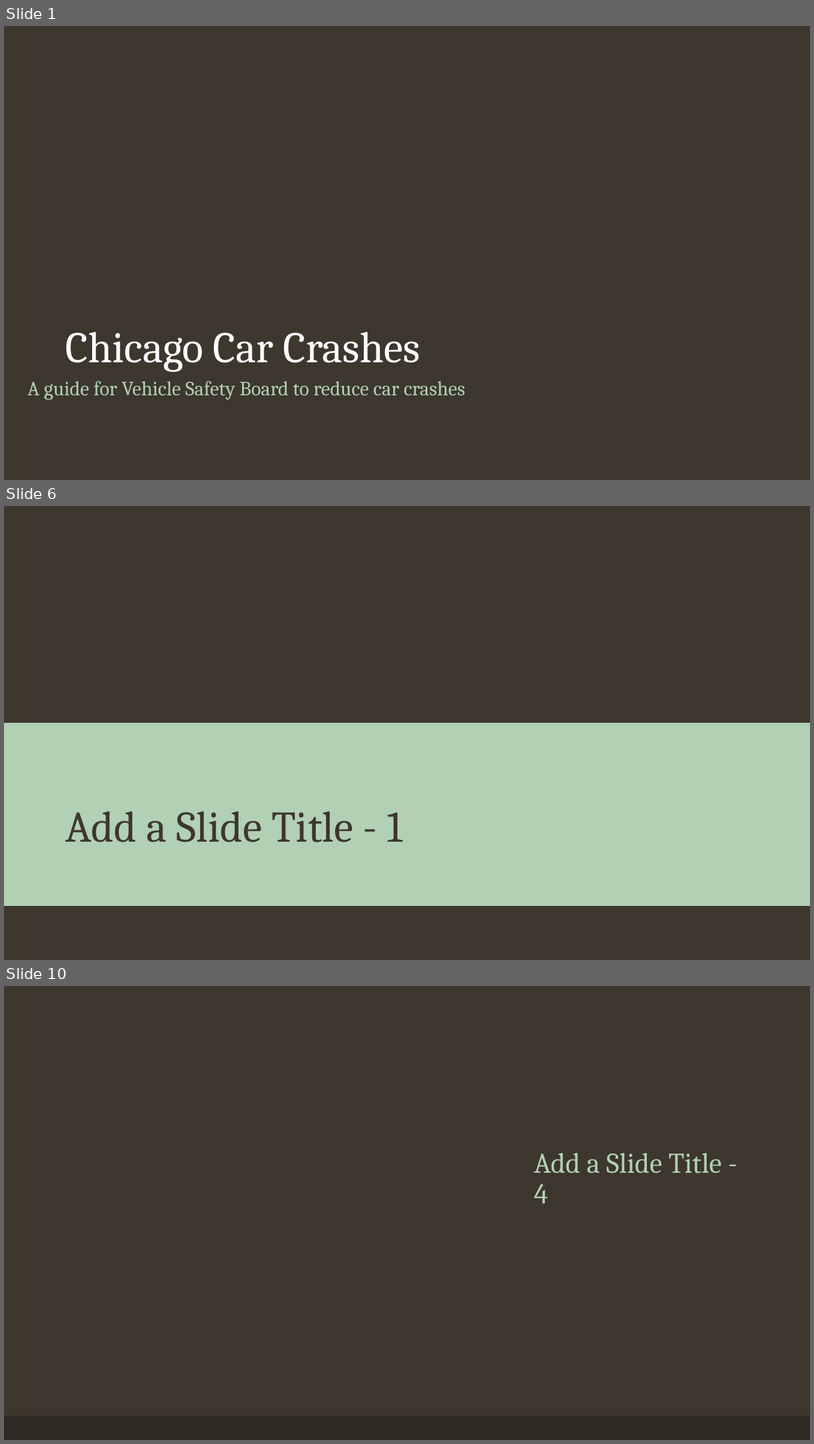
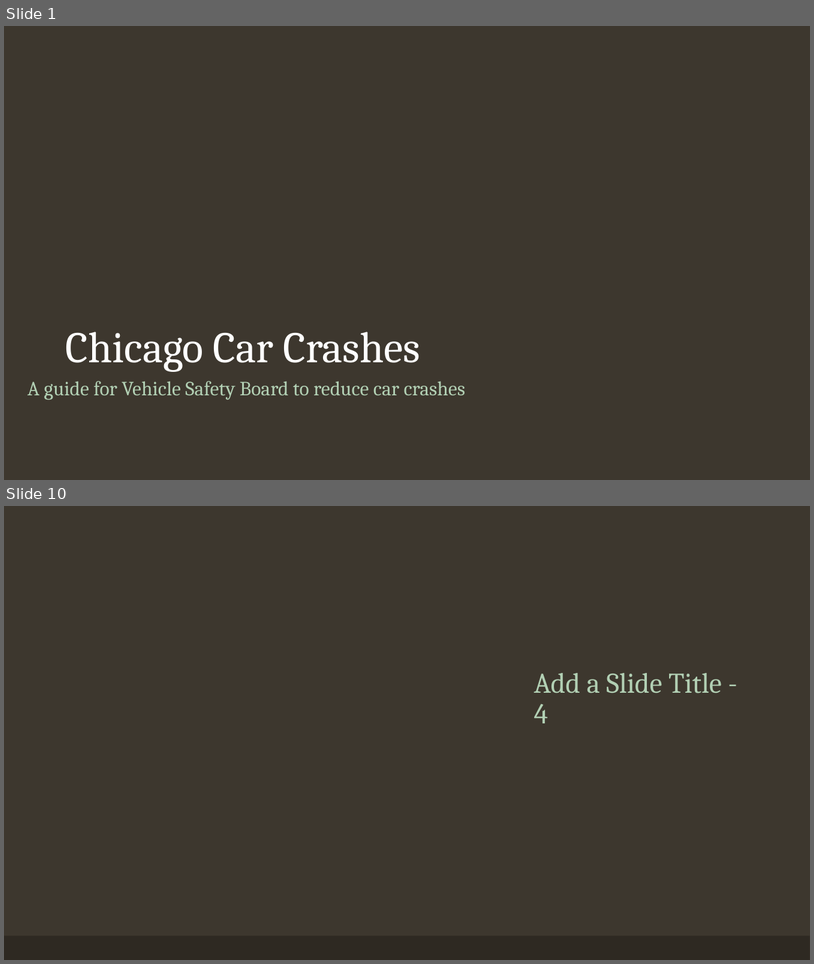
Before and after one commit to vinayakmodgil/Car-crash-prediction-in-Chicago, a slide deck: chicago.pptm. Shown one above the other, each under a label of ours: slides 1, 6 and 10 before the commit, slides 1 and 10 after it; the slides between them are not shown. The pictures are 814x1444 and 814x964 pixels, drawn with LibreOffice and Linux fonts; fonts in the diff are those of the drawing; background and template pictures are left out. Boxes give left, top, right and bottom in pixels: in the first picture for what was removed or moved away, otherwise in the second. Text is boxed around its words. In the diff, an @@ line names an element or a change of style, - is before the commit and + after.

```diff
--- a/chicago.pptm
+++ b/chicago.pptm
@@ slide 6 removed at [4,506,810,960], background picture (left out) @@
@@ rectangle removed at [4,723,810,905] @@
@@ title removed at [66,811,402,842] @@
-Add a Slide Title - 1
```
Also in this commit, not shown: 1 slide changed, 7 slides added, 6 other slides removed, 1 other file.
